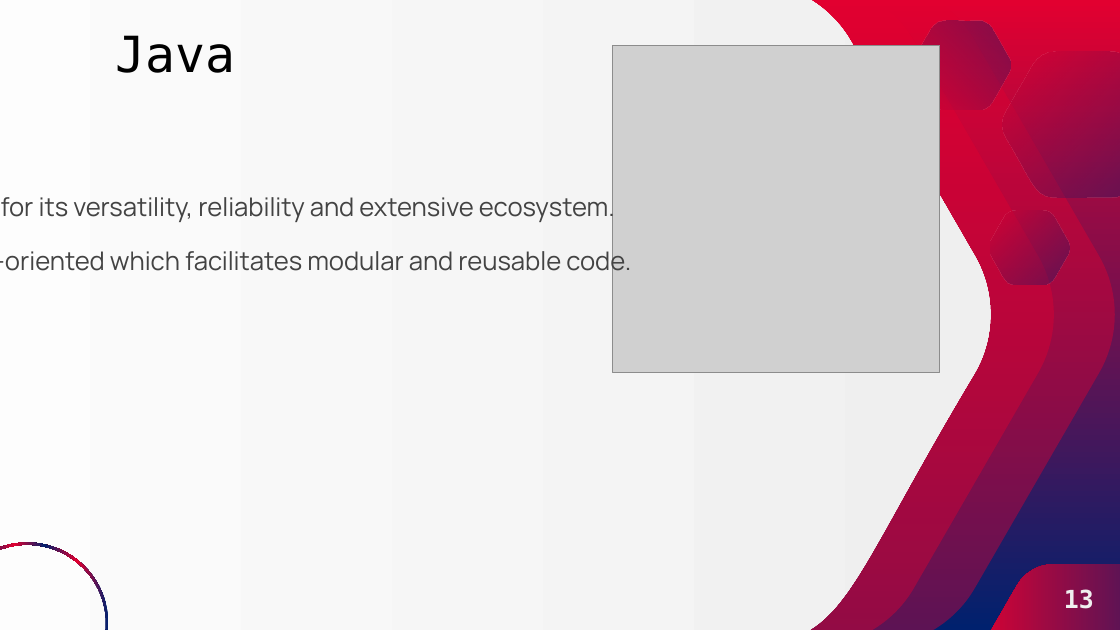
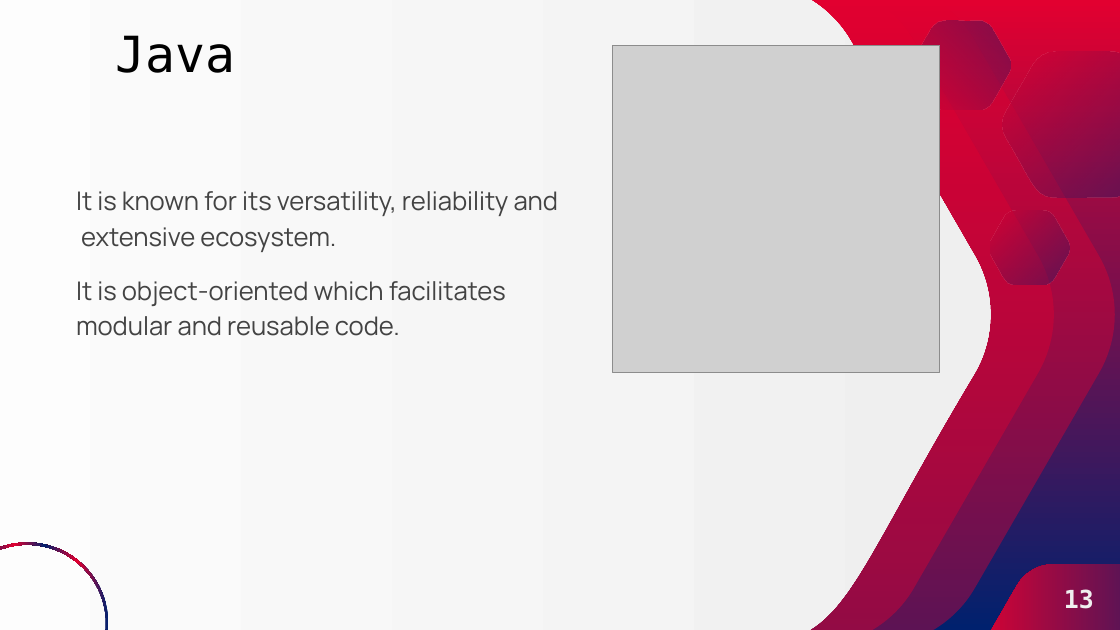
Before and after one commit to YannKamche/CEF-440-Internet-and-Mobile-Programming, a slide deck: slide 13 of Task 1/Mobile App Pitch Deck.pptx. Drawn at 1120x630 pixels with LibreOffice and Linux fonts; fonts in the diff are those of the drawing; grey boxes stand for pictures. Boxes give left, top, right and bottom in pixels: in the first picture for what was removed or moved away, otherwise in the second. Text is boxed around its words. In the diff, an @@ line names an element or a change of style, - is before the commit and + after.

```diff
--- a/Task 1/Mobile App Pitch Deck.pptx
+++ b/Task 1/Mobile App Pitch Deck.pptx
@@ text "It is known for its ..." rewrapped from (x1=0, y1=193, x2=631, y2=278) to (x1=76, y1=191, x2=558, y2=336) @@
```
Also in this commit, not shown: 15 other slides changed, 1 other file.
